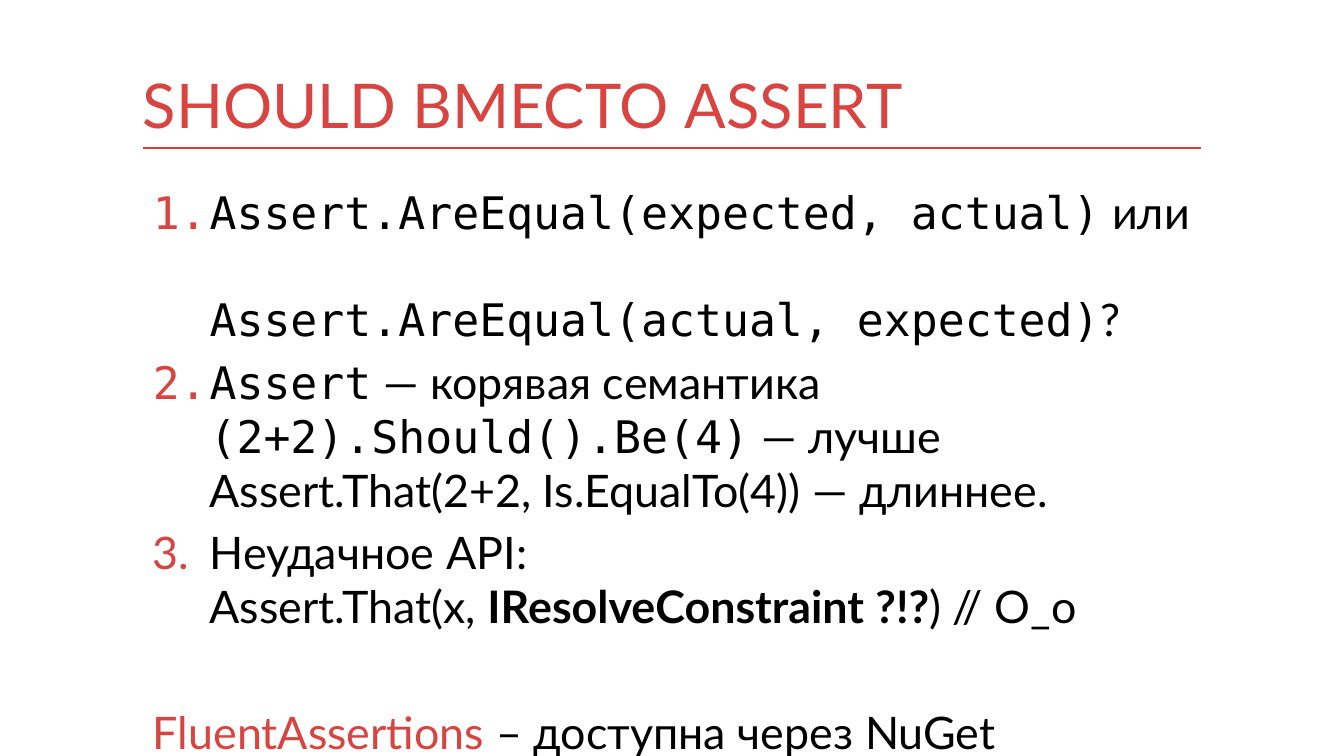
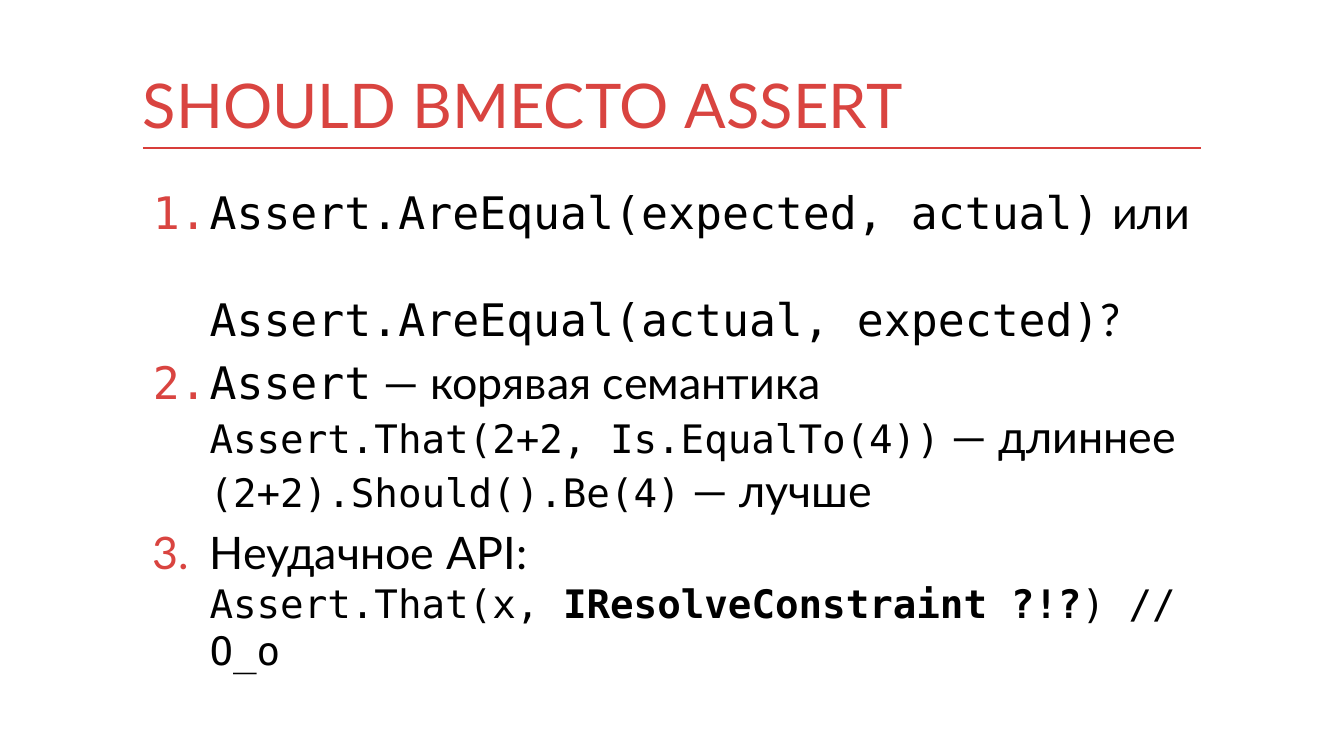
Before and after one commit to kontur-courses/testing, a slide deck: slide 20 of testing.pptx (slide 23 before the commit). Drawn at 1344x756 pixels with LibreOffice and Linux fonts; fonts in the diff are those of the drawing. Boxes give left, top, right and bottom in pixels: in the first picture for what was removed or moved away, otherwise in the second. Text is boxed around its words. In the diff, an @@ line names an element or a change of style, - is before the commit and + after.

```diff
--- a/testing.pptx
+++ b/testing.pptx
@@ text at <box>153,365,1176,515</box>: text changed; size 32 to 28 pt; font Lato to DejaVu Sans Mono @@
-2. Assert — корявая семантика
-   (2+2).Should().Be(4) — лучше
-   Assert.That(2+2, Is.EqualTo(4)) — длиннее.
+2. Assert — корявая семантика
+   Assert.That(2+2, Is.EqualTo(4)) — длиннее (2+2).Should().Be(4) — лучше
@@ text at <box>210,537,987,674</box>: size 32 to 28 pt, font Lato to DejaVu Sans Mono in "Assert.That(x, IResolveConstraint ?!?) // O_o" @@
@@ text at <box>153,716,995,756</box>: paragraph removed @@
-FluentAssertions – доступна через NuGet
```
Also in this commit, not shown: 8 other slides changed, 8 slides added, 7 slides removed, 1 other file.
